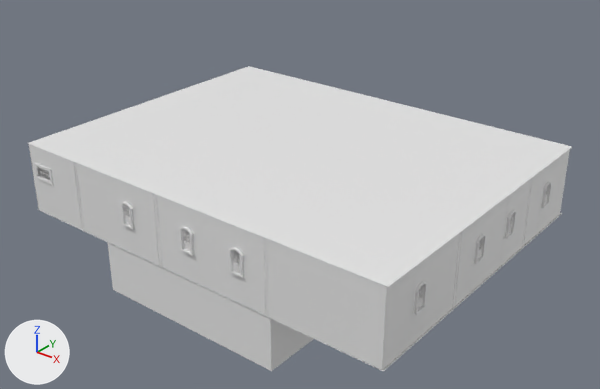
Renders of the FBX model Assets/Modelos 3D/Casa/Blocagem casa final.fbx from each side of a commit.
One viewpoint serves both versions: a 50 mm camera at (31.3, -38.5, 25.0) aimed at (1.0, -0.6, 1.5). Arrows for +X, +Y and +Z are at lower left; the lights stay in place. Where no turn or scale is listed for an object, it has been applied to the vertices.

Before the edit, the objects in view are built like this:
```python
me_plane_021 = bpy.data.meshes.new('Plane.021')
me_plane_021.from_pydata(...)  # 2496 vertices, 2526 faces; spans x -0.63..9.37, y -0.18..0.18, z -2.38..2.38
me_plane_029 = bpy.data.meshes.new('Plane.029')
me_plane_029.from_pydata(...)  # 20 vertices, 21 faces; spans x 0.0..0.25, y -0.63..4.38, z -2.38..2.38
me_plane_030 = bpy.data.meshes.new('Plane.030')
me_plane_030.from_pydata(...)  # 20 vertices, 21 faces; spans x 0.0..0.25, y -0.63..4.38, z -2.38..2.38
me_plane_038 = bpy.data.meshes.new('Plane.038')
me_plane_038.from_pydata([(-13.9, -10.7, 0.0), (13.9, -10.7, 0.0), (-13.9, 10.7, 0.0), (13.9, 10.7, 0.0)], [], [(1, 3, 2, 0)])
ob_parede_com_janela_ext_002 = bpy.data.objects.new('parede com janela ext.002', me_plane_021)
ob_parede_com_janela_ext_002.location = (-4.06, -10.59, 2.15)
ob_parede_sem_janela_ext_007 = bpy.data.objects.new('parede sem janela ext.007', me_plane_029)
ob_parede_sem_janela_ext_007.location = (-4.89, -1.27, 2.15)
ob_parede_sem_janela_ext_008 = bpy.data.objects.new('parede sem janela ext.008', me_plane_030)
ob_parede_sem_janela_ext_008.location = (5.11, -1.27, 2.15)
ob_plane_016 = bpy.data.objects.new('Plane.016', me_plane_038)
ob_plane_016.location = (0.29, 0.11, 4.55)
# also in view: 'parede com janela ext.001' at (14.1, 0.0, 2.2); 'Plane.015' at (0.2, -3.1, -2.0); 'parede sem janela ext' at (1.6, -10.6, 2.2); 'Plane.006' at (0.3, 0.1, -0.2); 'Cube.057' at (-12.2, -10.6, 2.2)
```
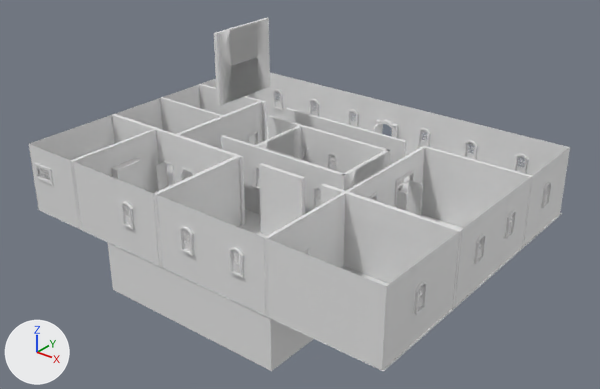
The change, as a diff of the scene's bpy script:
```diff
--- a/Assets/Modelos 3D/Casa/Blocagem casa final.fbx.py
+++ b/Assets/Modelos 3D/Casa/Blocagem casa final.fbx.py
@@ ob_parede_sem_janela_ext_007 @@
 ob_parede_sem_janela_ext_007 = bpy.data.objects.new('parede sem janela ext.007', me_plane_029)
-ob_parede_sem_janela_ext_007.location = (-4.89, -1.27, 2.15)
+ob_parede_sem_janela_ext_007.location = (-4.89, -1.27, 9.02)
@@ ob_plane_016 @@
-ob_plane_016 = bpy.data.objects.new('Plane.016', me_plane_038)
-ob_plane_016.location = (0.29, 0.11, 4.55)
@@ ob_parede_sem_janela_ext_002 @@
+ob_parede_sem_janela_ext_002 = bpy.data.objects.new('parede sem janela ext.002', me_plane_030.copy())  # the mesh of ob_parede_sem_janela_ext_008
+ob_parede_sem_janela_ext_002.location = (-1.9, -1.27, 2.15)
```

What differs and where, as boxes (x1, y1, x2, y2) in the pictures (600 x 389 px):
'Plane.016', deleted
    before: (28, 66, 572, 287)
'parede sem janela ext.007', moved (not visible before)
    after: (214, 18, 270, 106)
'parede sem janela ext.002', added
    after: (253, 124, 304, 187)
'Plane.008', unchanged, uncovered by the edit
    before: (264, 179, 533, 313)
    after: (264, 146, 533, 313)
'Plane.010', unchanged, uncovered by the edit
    before: (73, 162, 149, 231)
    after: (71, 84, 267, 230)
'parede sem janela ext.003', unchanged, uncovered by the edit
    after: (249, 73, 570, 176)
'Plane.011', unchanged, uncovered by the edit
    before: (153, 193, 196, 267)
    after: (153, 156, 241, 267)
